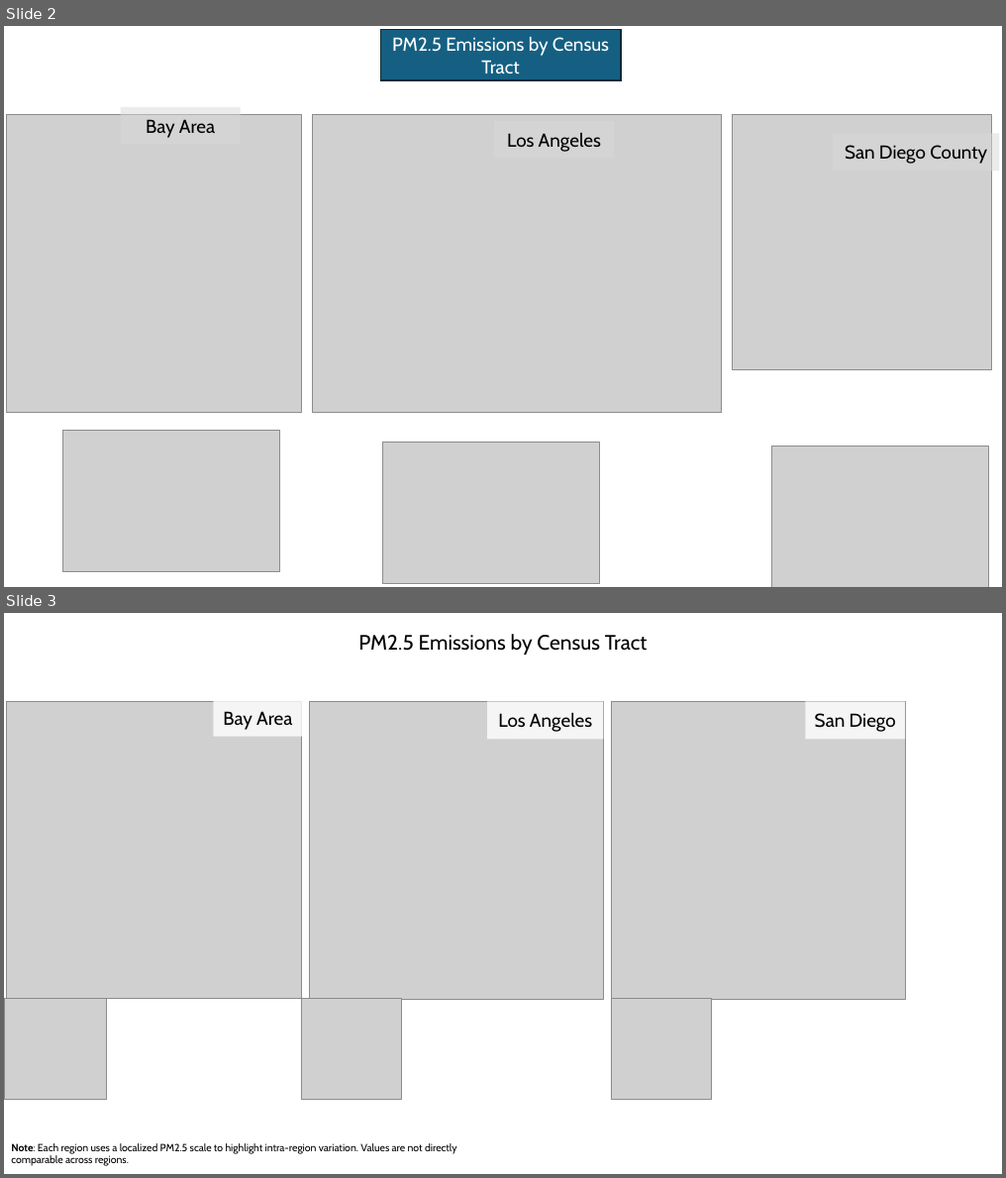
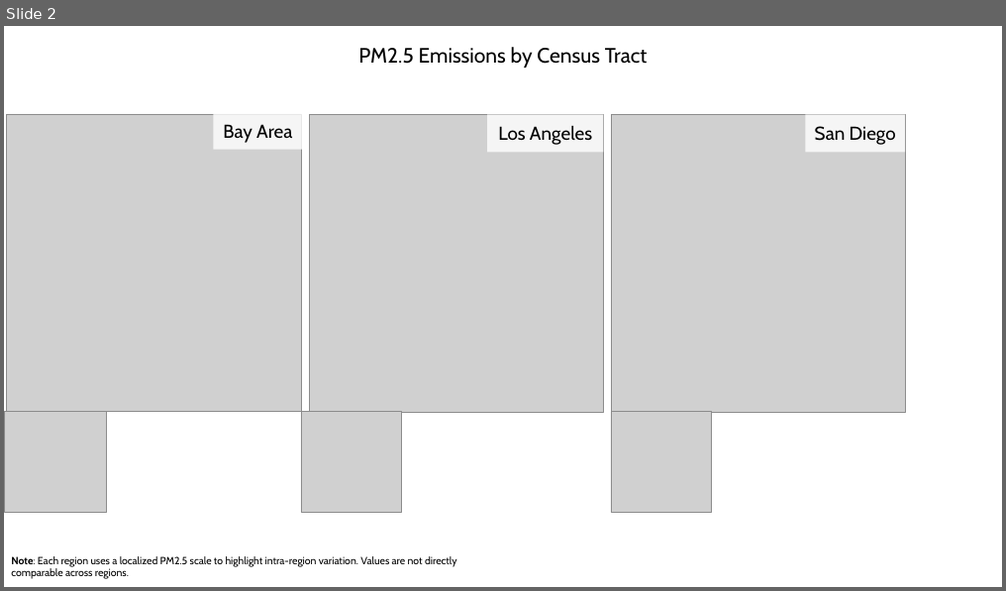
Before and after one commit to eacheriegate/california_pm2_5, a slide deck: results/final_results.pptx. Shown one above the other, each under a label of ours: slides 2 and 3 before the commit, slide 2 after it. The pictures are 1006x1178 and 1006x591 pixels, drawn with LibreOffice and Linux fonts; fonts in the diff are those of the drawing; grey boxes stand for pictures. Boxes give left, top, right and bottom in pixels: in the first picture for what was removed or moved away, otherwise in the second. Text is boxed around its words. In the diff, an @@ line names an element or a change of style, - is before the commit and + after.

```diff
--- a/results/final_results.pptx
+++ b/results/final_results.pptx
@@ slide 2 removed at (4, 26, 1002, 587), background #FFFFFF @@
@@ rectangle removed at (380, 29, 620, 79) @@
-PM2.5 Emissions by Census Tract
@@ rectangle removed at (120, 107, 240, 144) @@
-Bay Area
@@ picture removed at (7, 115, 301, 413) @@
@@ picture removed at (313, 115, 722, 413) @@
@@ text removed at (507, 133, 601, 152) @@
-Los Angeles
@@ picture removed at (732, 115, 991, 371) @@
@@ text removed at (845, 145, 987, 164) @@
-San Diego County
@@ picture removed at (63, 430, 280, 572) @@
@@ picture removed at (383, 442, 600, 584) @@
@@ picture removed at (771, 447, 988, 587) @@
@@ what was slide 3 is now slide 2 @@
```
Also in this commit, not shown: 3 slides added, 1 other slide removed, 16 other files.
